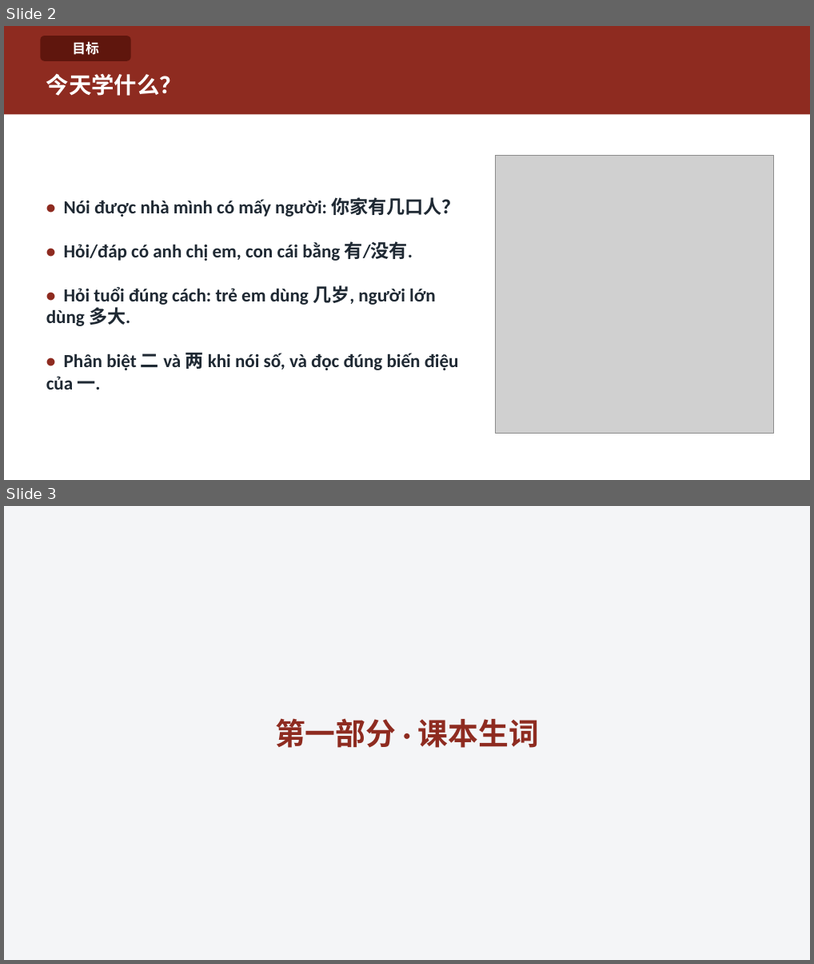
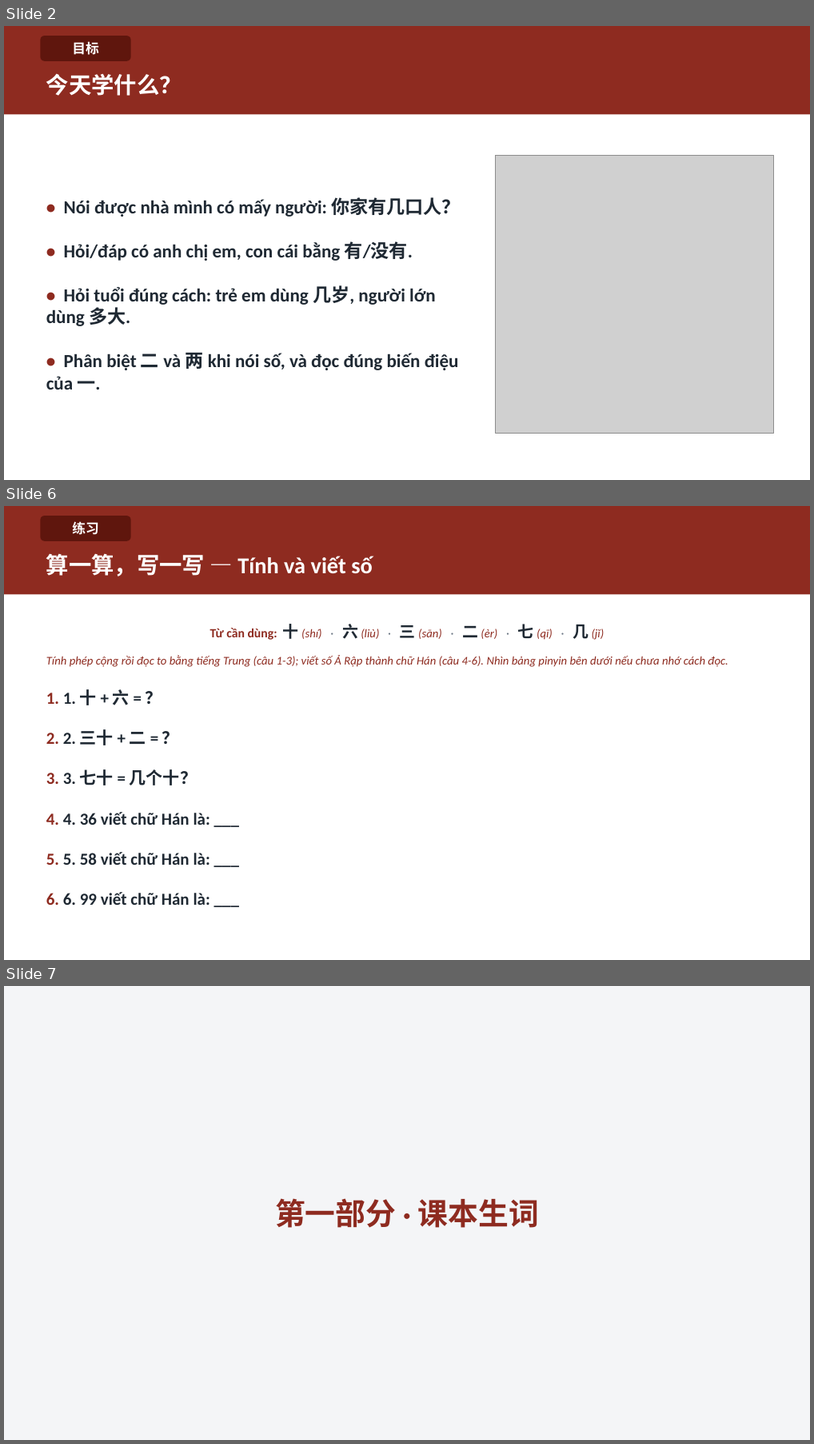
Before and after one commit to HuyenNguyen911/chinese-learning-os, a slide deck: output/hsk1/buoi04_giadinh/slide/Buoi-04-Giadinh.pptx. Shown one above the other, each under a label of ours: slides 2 and 3 before the commit, slides 2, 6 and 7 after it; the slides between them are not shown. The pictures are 814x964 and 814x1444 pixels, drawn with LibreOffice and Linux fonts; fonts in the diff are those of the drawing; grey boxes stand for pictures. Boxes give left, top, right and bottom in pixels: in the first picture for what was removed or moved away, otherwise in the second. Text is boxed around its words. In the diff, an @@ line names an element or a change of style, - is before the commit and + after.

```diff
--- a/output/hsk1/buoi04_giadinh/slide/Buoi-04-Giadinh.pptx
+++ b/output/hsk1/buoi04_giadinh/slide/Buoi-04-Giadinh.pptx
@@ slide 6 added at bbox=[4, 506, 810, 960], background #FFFFFF @@
@@ rectangle added at bbox=[4, 506, 810, 594], fill #8E2B20 @@
@@ rounded rectangle added at bbox=[40, 516, 131, 541], fill #5F160D, 16 pt, text #FFFFFF, bold @@
+练习
@@ text added at bbox=[46, 553, 373, 576], 27 pt, text #FFFFFF, bold @@
+算一算，写一写 — Tính và viết số
@@ text added at bbox=[210, 624, 605, 640], 14 pt, text #8E2B20, italic @@
+Từ cần dùng: 十 (shí) · 六 (liù) · 三 (sān) · 二 (èr) · 七 (qī) · 几 (jǐ)
@@ text added at bbox=[46, 655, 728, 904], 14 pt, text #8E2B20, italic @@
+Tính phép cộng rồi đọc to bằng tiếng Trung (câu 1-3); viết số Ả Rập thành chữ Hán (câu 4-6). Nhìn bảng pinyin bên dưới nếu chưa nhớ cách đọc.
+1. 1. 十 + 六 = ？
+2. 2. 三十 + 二 = ？
+3. 3. 七十 = 几个十？
+4. 4. 36 viết chữ Hán là: ___
+5. 5. 58 viết chữ Hán là: ___
+6. 6. 99 viết chữ Hán là: ___
@@ what was slide 3 is now slide 7 @@
```
Also in this commit, not shown: 13 slides changed, 3 other slides added, 39 other files.
